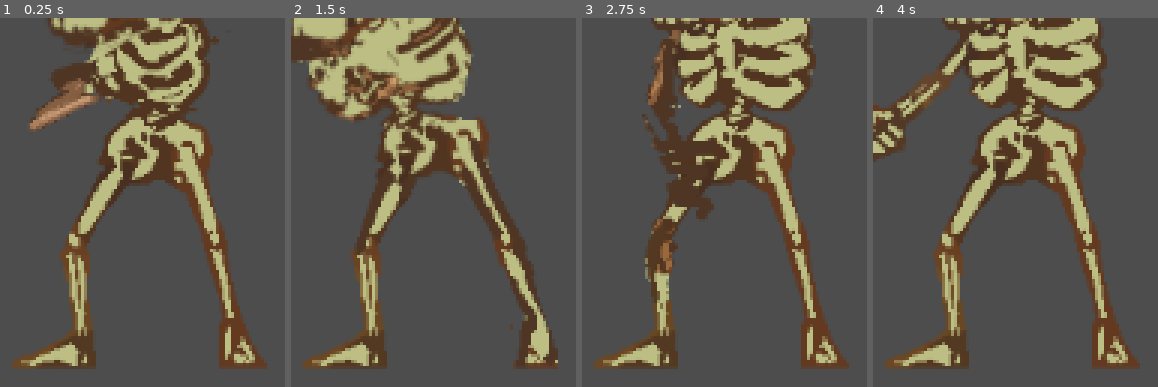
Above: before the commit, frames 1-4 (left to right).
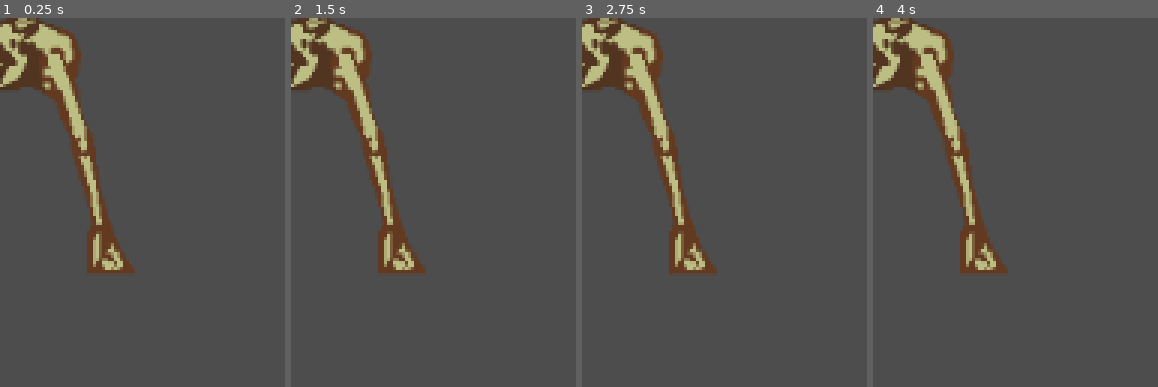
Above: after the commit, the same moments.

Repository: twobles/ecs-179-project-dungeon-dept
Game: Godot game, scene res://scenes/skeleton.tscn
Same seed, same stepped clock (60 frames per second), same inputs: the game is played once before the commit and once after it. This scene is started directly instead of the project's main scene.
Inputs (mouse positions are in pixels of both pictures, inside the frame that each line leads up to):
- Up to frame 1 (0.25 s): no input
- Up to frame 2 (1.5 s): move the mouse to (outside the picture) at 0.52 s; press the mouse at (outside the picture) at 0.53 s; move the mouse to (outside the picture) at 1.27 s; release the mouse at (outside the picture) at 1.28 s; tap 2 (second_select) at 1.35 s
- Up to frame 3 (2.75 s): move the mouse to (outside the picture) at 2.02 s; hold 1 (skeleton_select) from 2.03 s (still down)
- Up to frame 4 (4 s): move the mouse to (outside the picture) at 2.77 s; release 1 (skeleton_select) at 2.78 s; click (outside the picture) at 2.85 s; move the mouse to (outside the picture) at 3.52 s; hold 2 (second_select) from 3.53 s (still down)

The runs differ from the first frame. In frame 1, 36% of the frame differs, in the area x 0-94%, y 0-96%; in frame 2, 32%; in frame 3, 37%; in frame 4, 38%.

Commit message:
working avoidance

Diff:
--- a/dungeon_dept/scenes/knight.tscn
+++ b/dungeon_dept/scenes/knight.tscn
@@ -12,13 +12,10 @@
 }
 
 [sub_resource type="RectangleShape2D" id="RectangleShape2D_whq2n"]
-size = Vector2(69.0001, 112.714)
-
-[sub_resource type="CircleShape2D" id="CircleShape2D_qqfqd"]
-radius = 91.6788
+size = Vector2(74.3928, 168.572)
 
 [node name="Knight" type="CharacterBody2D"]
-position = Vector2(788, 300)
+position = Vector2(1.00006, -5.99997)
 scale = Vector2(0.35, 0.35)
 script = ExtResource("1_s5a57")
 
@@ -32,7 +29,7 @@
 }
 
 [node name="CollisionShape2D" type="CollisionShape2D" parent="."]
-position = Vector2(-8.57136, 68.5714)
+position = Vector2(-5.66095, 4.28562)
 scale = Vector2(0.999999, 0.999999)
 shape = SubResource("RectangleShape2D_whq2n")
 
@@ -41,13 +38,3 @@
 
 [node name="calcTimer" type="Timer" parent="."]
 autostart = true
-
-[node name="SpacerRange" type="Area2D" parent="."]
-position = Vector2(-8.57153, 8.57141)
-
-[node name="CollisionShape2D" type="CollisionShape2D" parent="SpacerRange"]
-position = Vector2(0, 58)
-shape = SubResource("CircleShape2D_qqfqd")
-
-[node name="Spacer" type="Node2D" parent="."]
-position = Vector2(5.71429, 8.57143)
--- a/dungeon_dept/scenes/skeleton.tscn
+++ b/dungeon_dept/scenes/skeleton.tscn
@@ -1,11 +1,11 @@
-[gd_scene load_steps=11 format=3 uid="uid://b7gc6l44qv5ep"]
+[gd_scene load_steps=10 format=3 uid="uid://b7gc6l44qv5ep"]
 
 [ext_resource type="Script" path="res://scripts/skeleton.gd" id="1_eml38"]
 [ext_resource type="Texture2D" uid="uid://kni3msmrq54c" path="res://assets/skeleton_sheet3.png" id="2_hvyhe"]
 
 [sub_resource type="CapsuleShape2D" id="CapsuleShape2D_e2aai"]
-radius = 47.0
-height = 130.0
+radius = 32.0
+height = 194.0
 
 [sub_resource type="RectangleShape2D" id="RectangleShape2D_plj5v"]
 size = Vector2(100, 205.5)
@@ -106,24 +106,24 @@
 "walking": SubResource("Animation_0yqbt")
 }
 
-[sub_resource type="CircleShape2D" id="CircleShape2D_qqfqd"]
-radius = 101.02
-
 [node name="Skeleton" type="CharacterBody2D"]
+position = Vector2(-63, -45)
 script = ExtResource("1_eml38")
 
 [node name="CollisionShape2D2" type="CollisionShape2D" parent="."]
-position = Vector2(72, 106)
+position = Vector2(58, 26)
 scale = Vector2(0.999999, 0.999999)
 shape = SubResource("CapsuleShape2D_e2aai")
 
 [node name="HurtBox" type="Area2D" parent="."]
+visible = false
 
 [node name="CollisionShape2D" type="CollisionShape2D" parent="HurtBox"]
 position = Vector2(63, 45)
 shape = SubResource("RectangleShape2D_plj5v")
 
 [node name="HitBox" type="Area2D" parent="."]
+visible = false
 
 [node name="CollisionShape2D" type="CollisionShape2D" parent="HitBox"]
 position = Vector2(-48.625, 44.5)
@@ -142,22 +142,10 @@
 }
 
 [node name="NavigationAgent2D" type="NavigationAgent2D" parent="."]
+avoidance_enabled = true
+radius = 40.0
 debug_enabled = true
 
 [node name="calcTimer" type="Timer" parent="."]
+wait_time = 0.147
 autostart = true
-
-[node name="spacer_radius" type="Area2D" parent="."]
-position = Vector2(73, 47)
-collision_layer = 7
-collision_mask = 7
-
-[node name="CollisionShape2D" type="CollisionShape2D" parent="spacer_radius"]
-position = Vector2(0, 58)
-shape = SubResource("CircleShape2D_qqfqd")
-
-[node name="Spacer" type="Node2D" parent="."]
-position = Vector2(73, 47)
-
-[connection signal="body_entered" from="spacer_radius" to="." method="_on_spacer_radius_body_entered"]
-[connection signal="body_exited" from="spacer_radius" to="." method="_on_spacer_radius_body_exited"]
--- a/dungeon_dept/scripts/entity.gd
+++ b/dungeon_dept/scripts/entity.gd
@@ -14,7 +14,7 @@
 }
 
 
-const DEFAULT_MOVE_VELOCITY: float = 3000.0
+const DEFAULT_MOVE_VELOCITY: float = 100.0
 
 
 @export var health: float = 100.0
@@ -56,12 +56,21 @@
 	change_facing(facing)
 
 	calc_timer.timeout.connect(_on_timer_timeout)
+	navigation_agent_2d.velocity_computed.connect(_on_navigation_agent_velocity_computed)
 
 	navigation_agent_2d.path_desired_distance = 4.0
 	navigation_agent_2d.target_desired_distance = 50.0
 
 	call_deferred("actor_setup")
 
+func _physics_process(delta: float) -> void:
+
+	# assume target is not null
+	navigate_to_target()
+
+func _on_navigation_agent_velocity_computed(safe_velocity):
+	velocity = safe_velocity
+	move_and_slide()
 
 func actor_setup() -> void:
 	if target != null:
@@ -71,33 +80,24 @@
 		print("Target is not set!")
 		return
 
-
 func set_target_position(target_pos: Vector2) -> void:
 	#print("target_pos: ", target_pos)
 	navigation_agent_2d.target_position = target_pos
 
-func navigate_to_target() -> Vector2:
+func navigate_to_target():
 	if navigation_agent_2d.is_navigation_finished():
-		return Vector2(0, 0)
+		return
 
 	var cur_pos = global_position
 	var next_pos = navigation_agent_2d.get_next_path_position()
 
 	var direction = cur_pos.direction_to(next_pos)
+	navigation_agent_2d.set_velocity(direction * movement_speed)
 
-	return direction * movement_speed
-
-func _physics_process(delta: float) -> void:
-
-	# assume target is not null
-	velocity = navigate_to_target() * delta
-
-	_apply_movement(delta)
 
 func _apply_movement(_delta: float):
 	move_and_slide()
-	#print(velocity.length())
-	#print(velocity.length() > 5.0)
+
 	if velocity.length() > 5.0:
 		animations.play("walking")
 	else:
Not shown: 1 places in dungeon_dept/scenes/knight.tscn that only renumber resources
